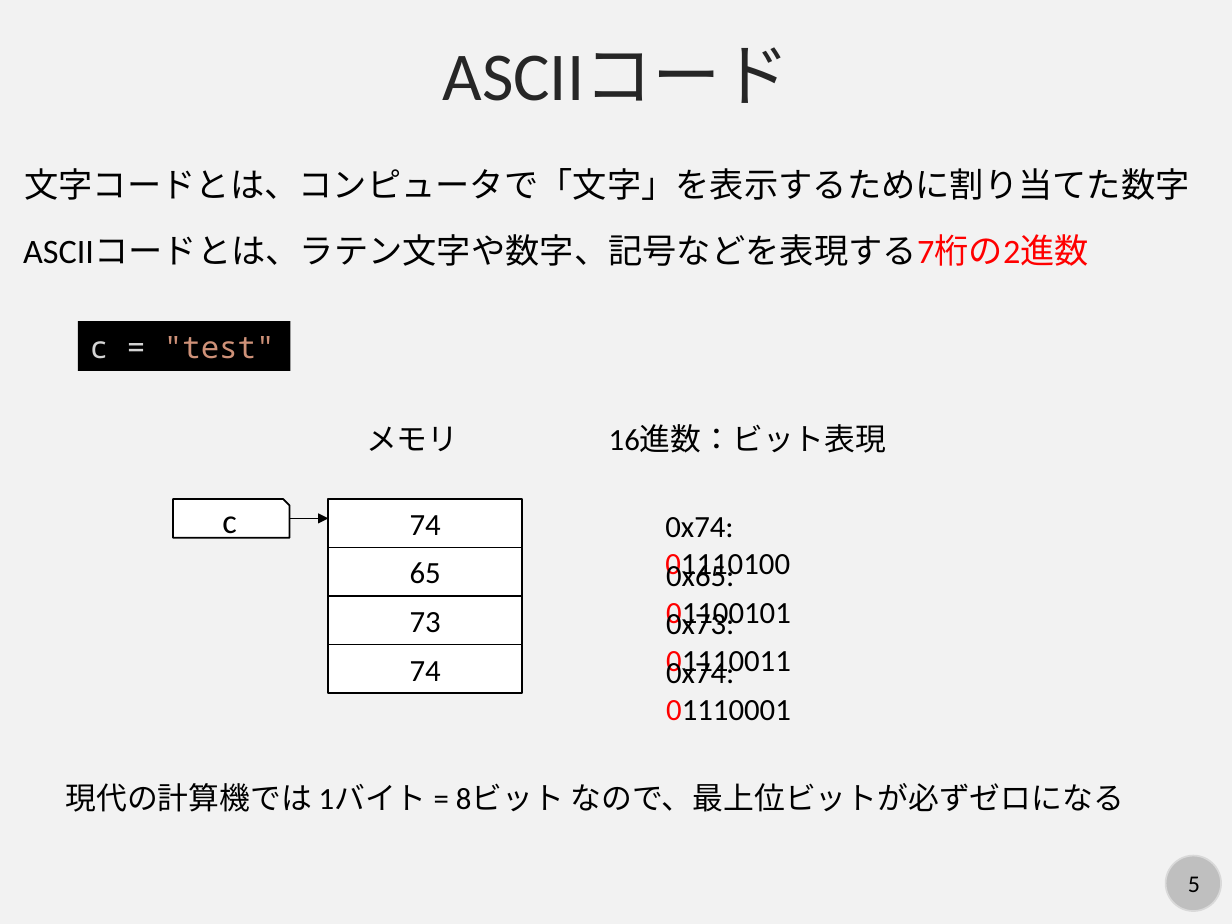
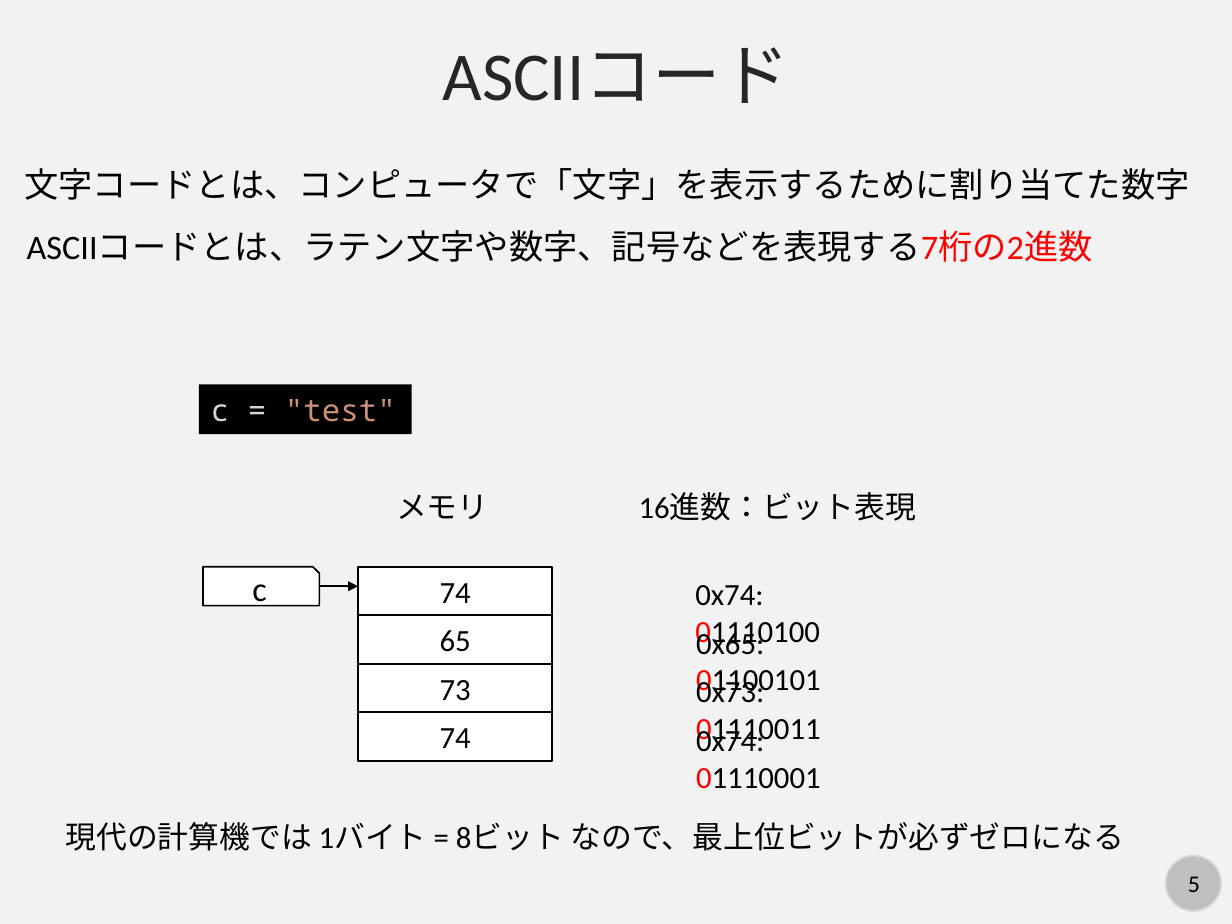
Before and after one commit to kaityo256/python_zero, a slide deck: slide 5 of string/fig/slide.pptx. Drawn at 1232x924 pixels with LibreOffice and Linux fonts; fonts in the diff are those of the drawing. Boxes give left, top, right and bottom in pixels: in the first picture for what was removed or moved away, otherwise in the second. Text is boxed around its words. In the diff, an @@ line names an element or a change of style, - is before the commit and + after.

```diff
--- a/string/fig/slide.pptx
+++ b/string/fig/slide.pptx
@@ text "ASCIIコードとは、ラテン文字や数字、記号などを表現する7桁の2進数": place and size @@
-text "ASCIIコードとは、ラテン文字や数字、記号などを表現する7桁の2進数" at [23,235,1089,266]
+text "ASCIIコードとは、ラテン文字や数字、記号などを表現する7桁の2進数" at [27,231,1093,262]
@@ rectangle "c = "test"": place and size @@
-rectangle "c = "test"" at [78,322,291,371]
+rectangle "c = "test"" at [198,384,411,434]
@@ 5 texts, 4 rectangles, 1 snip rect: place and size @@
-5 texts, 4 rectangles, 1 snip rect at [174,424,887,721]
+5 texts, 4 rectangles, 1 snip rect at [203,492,917,789]
@@ arrow moved from (290, 519) - (329, 519) to (319, 586) - (359, 586) @@
@@ text "0x73: 01110011": place and size @@
-text "0x73: 01110011" at [666,608,791,679]
+text "0x73: 01110011" at [696,676,821,747]
@@ text "現代の計算機では 1バイト = 8ビット なので、最上位ビットが必ずゼロになる": place and size @@
-text "現代の計算機では 1バイト = 8ビット なので、最上位ビットが必ずゼロになる" at [65,783,1124,812]
+text "現代の計算機では 1バイト = 8ビット なので、最上位ビットが必ずゼロになる" at [65,822,1124,851]
```
Also in this commit, not shown: 2 other slides changed, 8 slides added, 7 other files.
